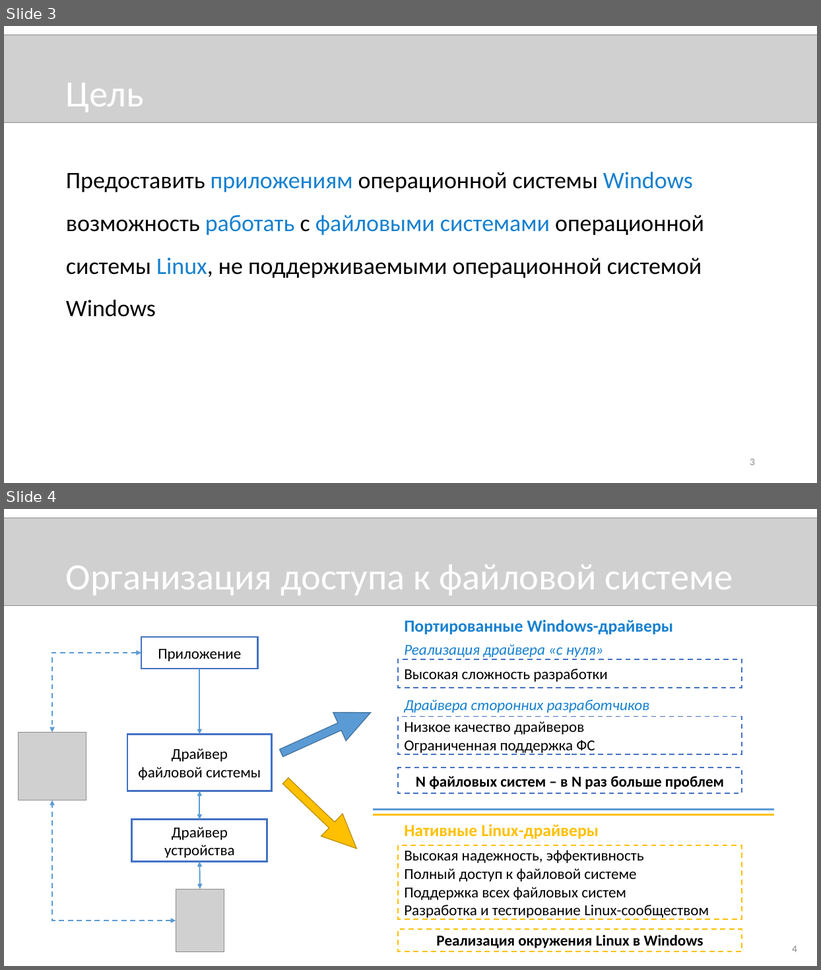
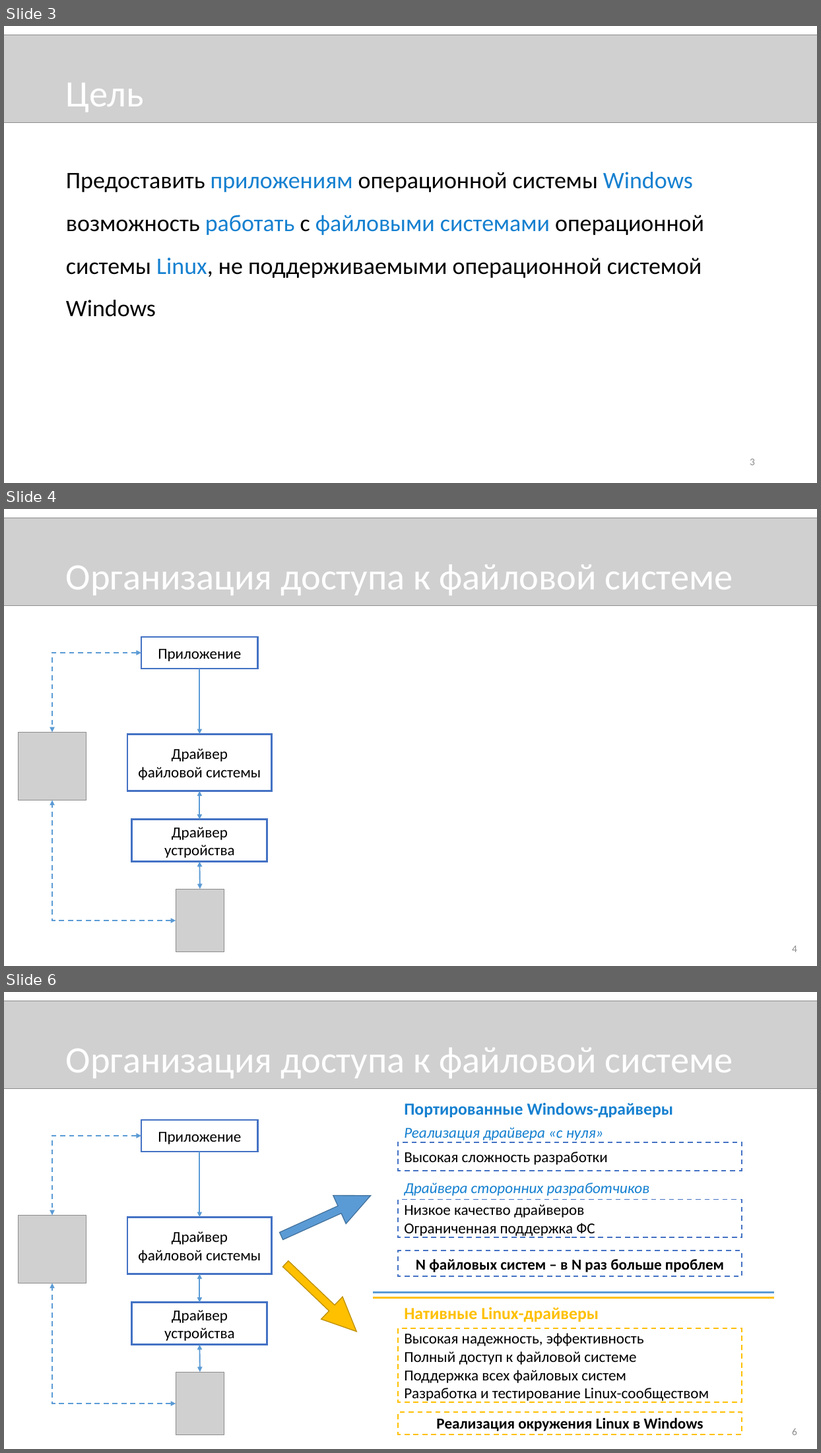
Before and after one commit to novokrest/master-thesis, a slide deck: presentation.pptx. Shown one above the other, each under a label of ours: slides 3 and 4 before the commit, slides 3, 4 and 6 after it; the slides between them are not shown. The pictures are 821x970 and 821x1453 pixels, drawn with LibreOffice and Linux fonts; fonts in the diff are those of the drawing; grey boxes stand for pictures. Boxes give left, top, right and bottom in pixels: in the first picture for what was removed or moved away, otherwise in the second. Text is boxed around its words. In the diff, an @@ line names an element or a change of style, - is before the commit and + after.

```diff
--- a/presentation.pptx
+++ b/presentation.pptx
@@ slide 4 added at bbox=[4, 509, 817, 966], background #FFFFFF @@
@@ picture added at bbox=[4, 518, 817, 605] @@
@@ title added at bbox=[66, 564, 733, 595], 44 pt, text #FFFFFF @@
+Организация доступа к файловой системе
@@ rectangle added at bbox=[141, 637, 257, 669], fill #FFFFFF, outline #4472C4 2.25 pt, 18 pt, text #000000 @@
+Приложение
@@ elbow double arrow added from (141, 653) to (52, 732), #5B9BD5 1.5 pt dashed @@
@@ arrow added from (200, 669) to (200, 734), #5B9BD5 1.5 pt @@
@@ picture added at bbox=[18, 732, 86, 801] @@
@@ rectangle added at bbox=[127, 734, 272, 791], fill #FFFFFF, outline #4472C4 2.25 pt, 18 pt, text #000000 @@
+Драйвер
+файловой системы
@@ elbow double arrow added from (176, 921) to (52, 801), #5B9BD5 1.5 pt dashed @@
@@ double arrow added from (200, 791) to (200, 819), #5B9BD5 1.5 pt @@
@@ rectangle added at bbox=[132, 819, 267, 861], fill #FFFFFF, outline #4472C4 2.25 pt, 18 pt, text #000000 @@
+Драйвер устройства
@@ double arrow added from (200, 862) to (200, 890), #5B9BD5 1.5 pt @@
@@ picture added at bbox=[176, 890, 224, 953] @@
@@ page number added at bbox=[792, 946, 797, 953], 12 pt, text #8C8C8C @@
+4
@@ what was slide 4 is now slide 6 @@
@@ page number at bbox=[792, 1428, 797, 1436]: text changed @@
-4
+6
```
Also in this commit, not shown: 4 slides changed, 6 other slides added, 4 slides removed, 1 other file.
